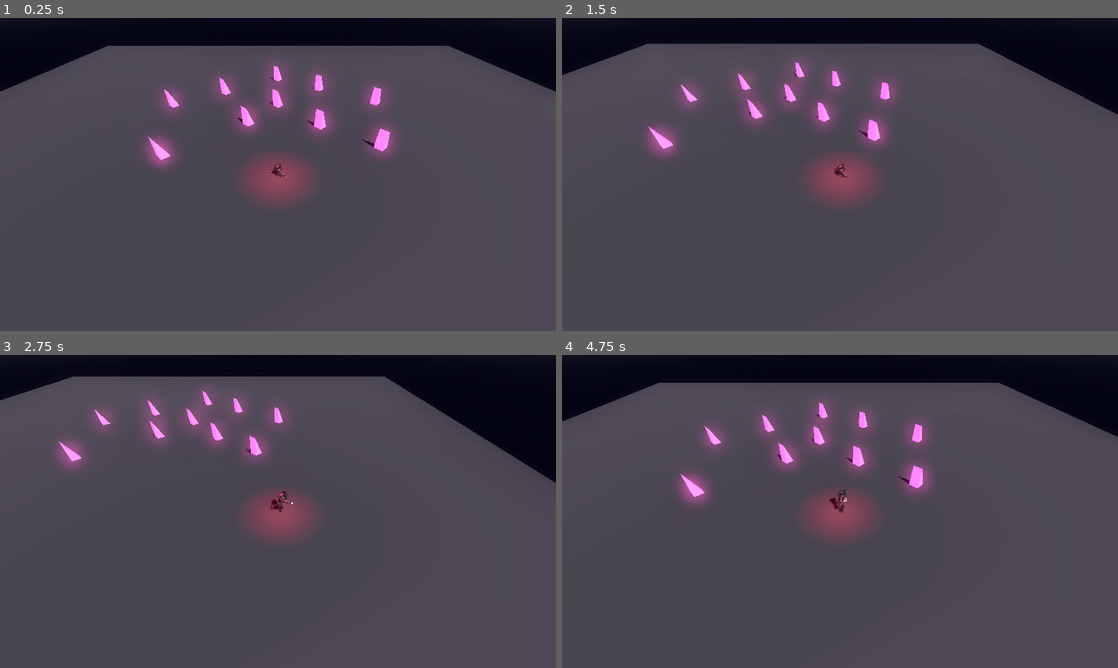
Above: before the commit, frames 1-4 (two rows, left to right).
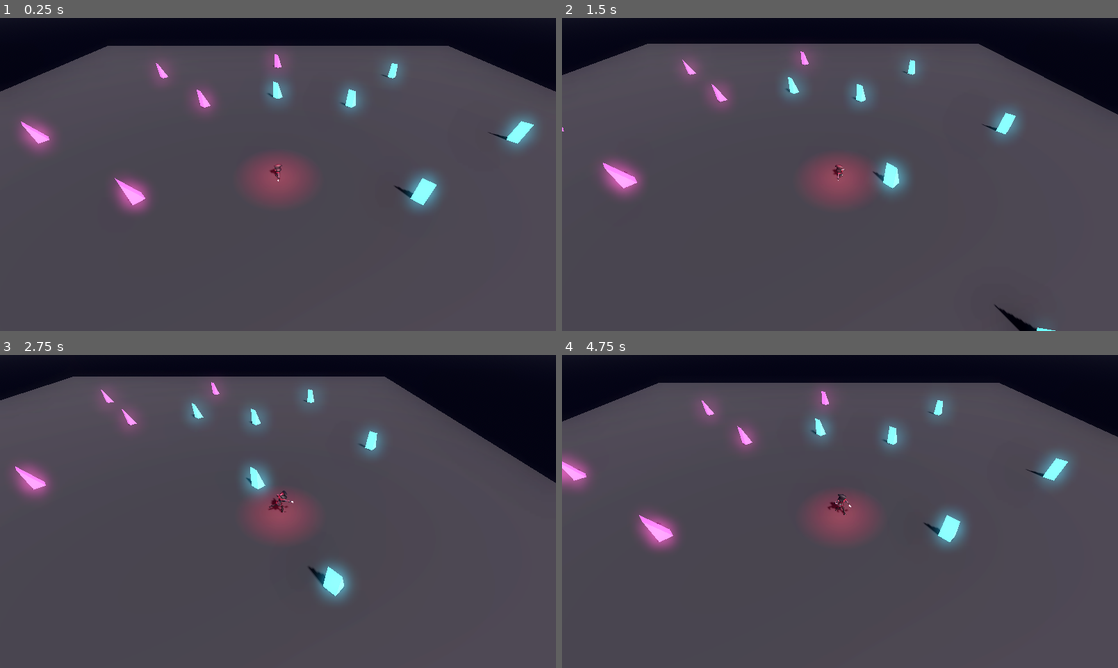
Above: after the commit, the same moments.

Repository: v-prokofev/MisterV
Game: Godot game, scene res://scenes/main.tscn
Two runs of this game, one before a commit and one after it. Both use one fixed random seed, a clock stepped at 60 frames per second and the inputs below.
Inputs (mouse positions are in pixels of both pictures, inside the frame that each line leads up to):
- Up to frame 1 (0.25 s): no input
- Up to frame 2 (1.5 s): tap Enter at 0.5 s; move the mouse to (962, 158) at 0.52 s; hold D (move_right) 0.53-1.28 s; click (962, 158) at 0.67 s; move the mouse to (728, 190) at 1.27 s; hold S (move_backward) from 1.28 s (still down)
- Up to frame 3 (2.75 s): move the mouse to (333, 442) at 2.02 s; release S (move_backward) at 2.03 s; hold D (move_right) from 2.03 s (still down)
- Up to frame 4 (4.75 s): move the mouse to (812, 574) at 2.77 s; release D (move_right) at 2.78 s; hold W (move_forward) 2.78-3.53 s; click (812, 574) at 2.92 s; move the mouse to (1006, 558) at 3.52 s; hold A (move_left) from 3.53 s (still down); move the mouse to (673, 464) at 4.27 s

The runs differ from the first frame. In frame 1, 6.6% of the frame differs, in the area x 3-97%, y 11-63%; in frame 2, 5.9%; in frame 3, 5.3%; in frame 4, 6.7%, in the area x 0-92%, y 11-63%.

Commit message:
Fix standing underground bug by keeping filter_enabled permanently true, and add spacious mix of 12 Pink and Blue crystals

Diff:
--- a/src/scenes/main.tscn
+++ b/src/scenes/main.tscn
@@ -61,32 +61,50 @@
 
 [node name="Destructibles" type="Node3D" parent="."]
 
-[node name="Crystal1" parent="Destructibles" instance=ExtResource("3_destructible_scene")]
-transform = Transform3D(1, 0, 0, 0, 1, 0, 0, 0, 1, -2.5, 0, -2.5)
+[node name="PinkCrystal1" parent="Destructibles" instance=ExtResource("3_destructible_scene")]
+transform = Transform3D(1, 0, 0, 0, 1, 0, 0, 0, 1, -14, 0, -14)
+object_color = Color(0.95, 0.2, 0.7, 1)
 
-[node name="Crystal2" parent="Destructibles" instance=ExtResource("3_destructible_scene")]
-transform = Transform3D(1, 0, 0, 0, 1, 0, 0, 0, 1, 3.5, 0, -2.0)
+[node name="BlueCrystal1" parent="Destructibles" instance=ExtResource("3_destructible_scene")]
+transform = Transform3D(1, 0, 0, 0, 1, 0, 0, 0, 1, 14, 0, -14)
+object_color = Color(0.2, 0.85, 1, 1)
 
-[node name="Crystal3" parent="Destructibles" instance=ExtResource("3_destructible_scene")]
-transform = Transform3D(1, 0, 0, 0, 1, 0, 0, 0, 1, -5.5, 0, -9.0)
+[node name="PinkCrystal2" parent="Destructibles" instance=ExtResource("3_destructible_scene")]
+transform = Transform3D(1, 0, 0, 0, 1, 0, 0, 0, 1, -18, 0, 0)
+object_color = Color(0.95, 0.2, 0.7, 1)
 
-[node name="Crystal4" parent="Destructibles" instance=ExtResource("3_destructible_scene")]
-transform = Transform3D(1, 0, 0, 0, 1, 0, 0, 0, 1, 4.5, 0, -10.0)
+[node name="BlueCrystal2" parent="Destructibles" instance=ExtResource("3_destructible_scene")]
+transform = Transform3D(1, 0, 0, 0, 1, 0, 0, 0, 1, 18, 0, 0)
+object_color = Color(0.2, 0.85, 1, 1)
 
-[node name="Crystal5" parent="Destructibles" instance=ExtResource("3_destructible_scene")]
-transform = Transform3D(1, 0, 0, 0, 1, 0, 0, 0, 1, -8.0, 0, 2.0)
+[node name="PinkCrystal3" parent="Destructibles" instance=ExtResource("3_destructible_scene")]
+transform = Transform3D(1, 0, 0, 0, 1, 0, 0, 0, 1, -12, 0, 14)
+object_color = Color(0.95, 0.2, 0.7, 1)
 
-[node name="Crystal6" parent="Destructibles" instance=ExtResource("3_destructible_scene")]
-transform = Transform3D(1, 0, 0, 0, 1, 0, 0, 0, 1, 7.5, 0, 1.0)
+[node name="BlueCrystal3" parent="Destructibles" instance=ExtResource("3_destructible_scene")]
+transform = Transform3D(1, 0, 0, 0, 1, 0, 0, 0, 1, 12, 0, 14)
+object_color = Color(0.2, 0.85, 1, 1)
 
-[node name="Crystal7" parent="Destructibles" instance=ExtResource("3_destructible_scene")]
-transform = Transform3D(1, 0, 0, 0, 1, 0, 0, 0, 1, 0.0, 0, -13.0)
+[node name="PinkCrystal4" parent="Destructibles" instance=ExtResource("3_destructible_scene")]
+transform = Transform3D(1, 0, 0, 0, 1, 0, 0, 0, 1, 0, 0, -18)
+object_color = Color(0.95, 0.2, 0.7, 1)
 
-[node name="Crystal8" parent="Destructibles" instance=ExtResource("3_destructible_scene")]
-transform = Transform3D(1, 0, 0, 0, 1, 0, 0, 0, 1, -10.0, 0, -6.0)
+[node name="BlueCrystal4" parent="Destructibles" instance=ExtResource("3_destructible_scene")]
+transform = Transform3D(1, 0, 0, 0, 1, 0, 0, 0, 1, 0, 0, -8)
+object_color = Color(0.2, 0.85, 1, 1)
 
-[node name="Crystal9" parent="Destructibles" instance=ExtResource("3_destructible_scene")]
-transform = Transform3D(1, 0, 0, 0, 1, 0, 0, 0, 1, 9.5, 0, -6.5)
+[node name="PinkCrystal5" parent="Destructibles" instance=ExtResource("3_destructible_scene")]
+transform = Transform3D(1, 0, 0, 0, 1, 0, 0, 0, 1, -7, 0, -6)
+object_color = Color(0.95, 0.2, 0.7, 1)
 
-[node name="Crystal10" parent="Destructibles" instance=ExtResource("3_destructible_scene")]
-transform = Transform3D(1, 0, 0, 0, 1, 0, 0, 0, 1, 0.0, 0, -6.0)
+[node name="BlueCrystal5" parent="Destructibles" instance=ExtResource("3_destructible_scene")]
+transform = Transform3D(1, 0, 0, 0, 1, 0, 0, 0, 1, 7, 0, -6)
+object_color = Color(0.2, 0.85, 1, 1)
+
+[node name="PinkCrystal6" parent="Destructibles" instance=ExtResource("3_destructible_scene")]
+transform = Transform3D(1, 0, 0, 0, 1, 0, 0, 0, 1, -8, 0, 6)
+object_color = Color(0.95, 0.2, 0.7, 1)
+
+[node name="BlueCrystal6" parent="Destructibles" instance=ExtResource("3_destructible_scene")]
+transform = Transform3D(1, 0, 0, 0, 1, 0, 0, 0, 1, 8, 0, 6)
+object_color = Color(0.2, 0.85, 1, 1)
--- a/src/scripts/destructible_object.gd
+++ b/src/scripts/destructible_object.gd
@@ -2,7 +2,7 @@
 
 @export var max_health: float = 60.0
 @export var respawn_time: float = 10.0
-@export var object_color: Color = Color(0.95, 0.2, 0.7) # Glowing Pink/Magenta Crystal
+@export var object_color: Color = Color(0.2, 0.85, 1.0) # Glowing Cyan/Blue Crystal
 
 var current_health: float = 60.0
 var is_destroyed: bool = false
--- a/src/scripts/player.gd
+++ b/src/scripts/player.gd
@@ -354,12 +354,6 @@
 	_upper_blend_target = 1.0 if (is_attacking or has_target) else 0.0
 
 	is_moving = (input_dir != Vector2.ZERO and velocity.length() > 0.3)
-	if anim_tree and anim_tree.tree_root:
-		var body_blend = anim_tree.tree_root.get_node("body_blend") as AnimationNodeBlend2
-		if body_blend:
-			# When moving: filter upper body so legs run/strafe while upper body stays aimed at target.
-			# When stationary: disable filter so full body faces target cleanly (no leg dancing).
-			body_blend.filter_enabled = is_moving
 
 	_upper_blend_current = lerp(_upper_blend_current, _upper_blend_target, delta * 14.0)
 	if anim_tree:
